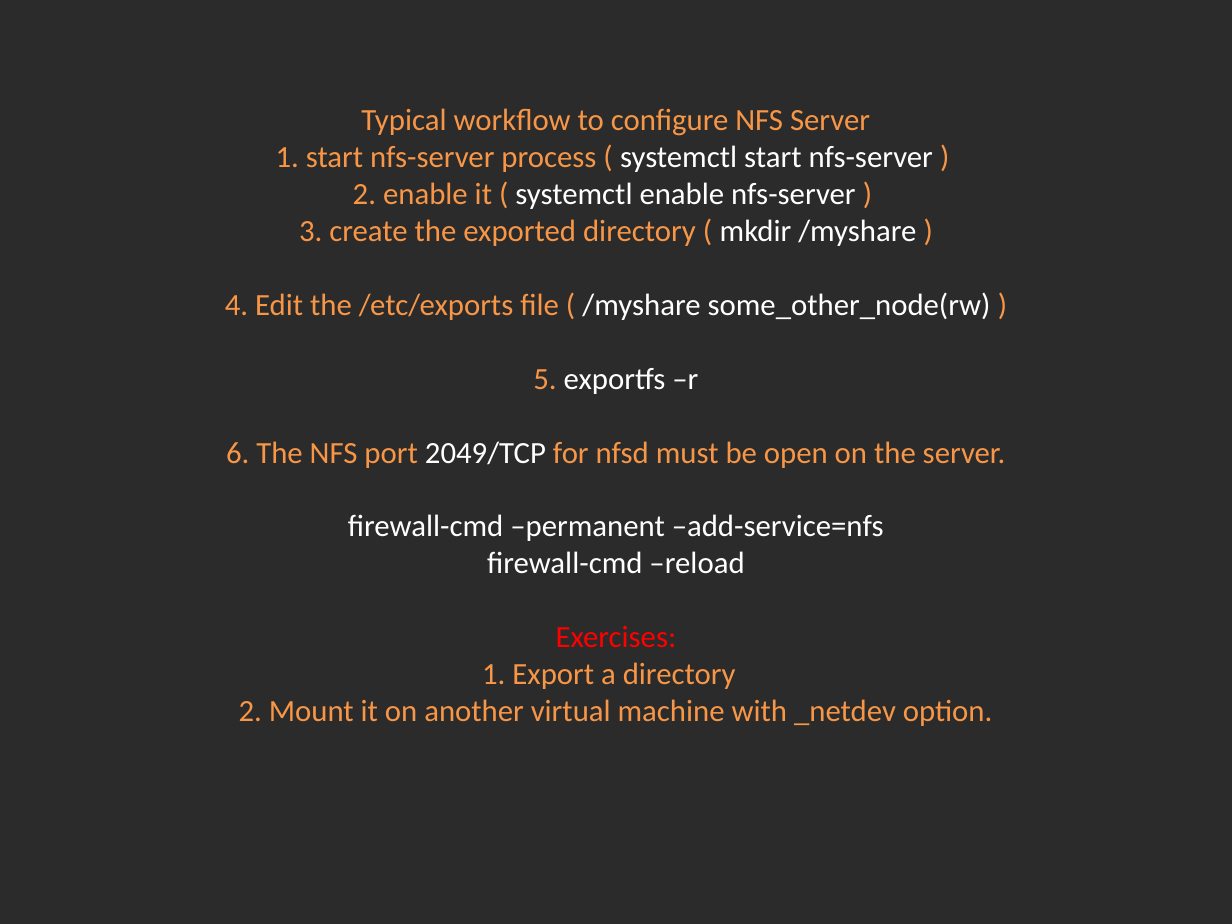
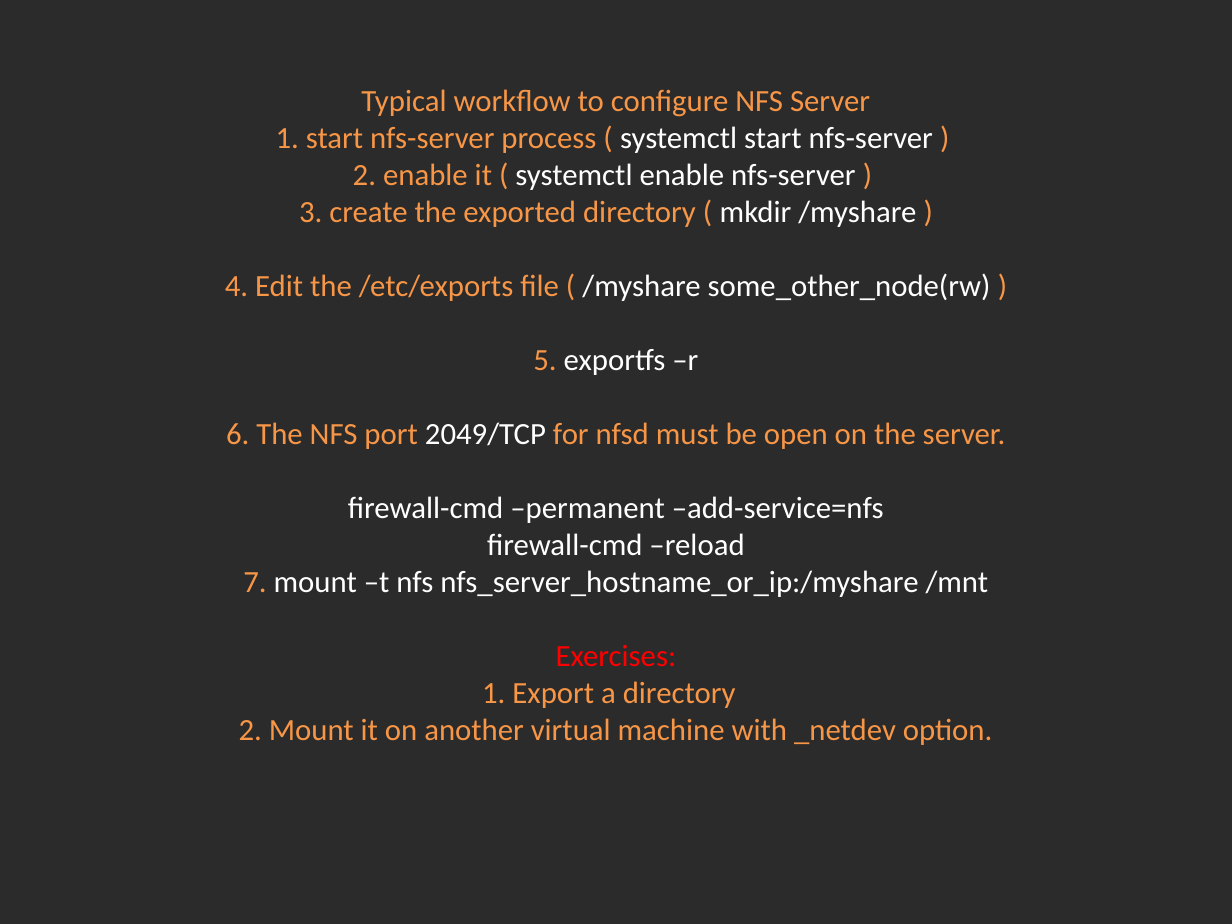
Before and after one commit to Academy-Soft-Intellect/Linux-Course, a slide deck: slide 7 of 12.SSH_NFS_SAMBA/12-SSH_NFS_SAMBA.pptx. Drawn at 1232x924 pixels with LibreOffice and Linux fonts; fonts in the diff are those of the drawing; background and template pictures are left out; a plain dark background stands for a picture behind light text. Boxes give left, top, right and bottom in pixels: in the first picture for what was removed or moved away, otherwise in the second. Text is boxed around its words. In the diff, an @@ line names an element or a change of style, - is before the commit and + after.

Commit message:
NFS

```diff
--- a/12.SSH_NFS_SAMBA/12-SSH_NFS_SAMBA.pptx
+++ b/12.SSH_NFS_SAMBA/12-SSH_NFS_SAMBA.pptx
@@ title at box(225, 89, 1006, 745): text changed @@
-Typical workflow to configure NFS Server
-1. start nfs-server process ( systemctl start nfs-server )
-2. enable it ( systemctl enable nfs-server )
-3. create the exported directory ( mkdir /myshare )
-4. Edit the /etc/exports file ( /myshare some_other_node(rw) )
-5. exportfs –r
-6. The NFS port 2049/TCP for nfsd must be open on the server.
-firewall-cmd –permanent –add-service=nfs
-firewall-cmd –reload
-Exercises:
-1. Export a directory
-2. Mount it on another virtual machine with _netdev option.
+Typical workflow to configure NFS Server
+1. start nfs-server process ( systemctl start nfs-server )
+2. enable it ( systemctl enable nfs-server )
+3. create the exported directory ( mkdir /myshare )
+4. Edit the /etc/exports file ( /myshare some_other_node(rw) )
+5. exportfs –r
+6. The NFS port 2049/TCP for nfsd must be open on the server.
+firewall-cmd –permanent –add-service=nfs
+firewall-cmd –reload
+7. mount –t nfs nfs_server_hostname_or_ip:/myshare /mnt
+Exercises:
+1. Export a directory
+2. Mount it on another virtual machine with _netdev option.
```
